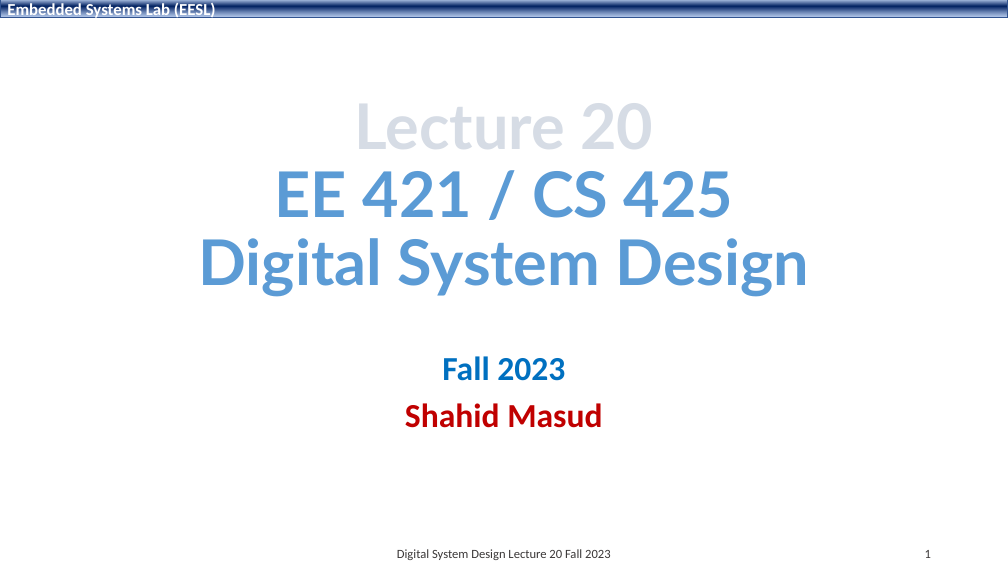
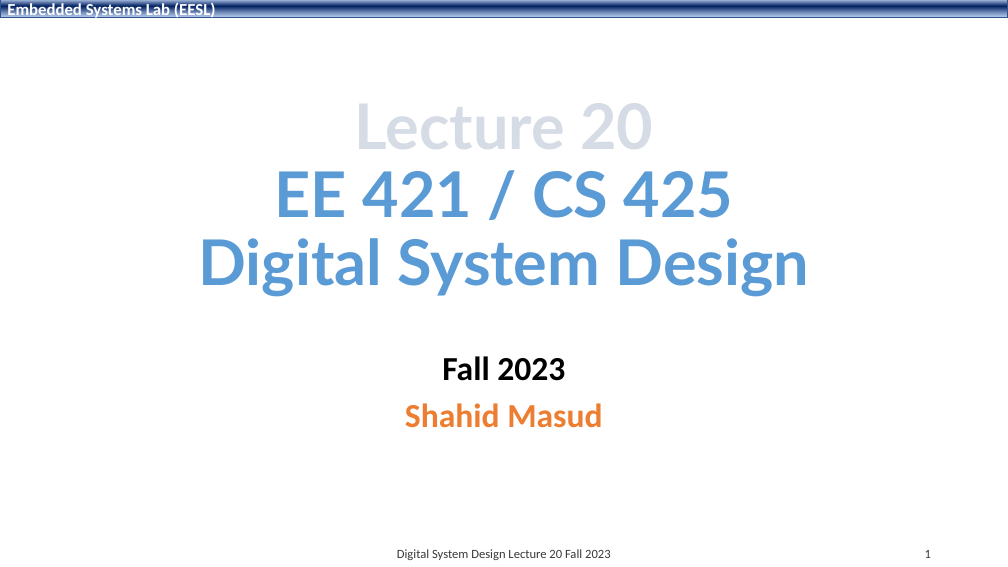
Before and after one commit to shahidmasud/shahidmasud.github.io, a slide deck: slide 1 of DSD_Lec20_Fall2023.ppsx. Drawn at 1008x567 pixels with LibreOffice and Linux fonts; fonts in the diff are those of the drawing; background and template pictures are left out. Boxes give left, top, right and bottom in pixels: in the first picture for what was removed or moved away, otherwise in the second. Text is boxed around its words. In the diff, an @@ line names an element or a change of style, - is before the commit and + after.

```diff
--- a/DSD_Lec20_Fall2023.ppsx
+++ b/DSD_Lec20_Fall2023.ppsx
@@ subtitle "Fall 2023" at (405,356,602,428): text colour #0070C0 to #000000 in "Fall 2023"; text colour #C00000 to #ED7D31 in "Shahid Masud" @@
```
Also in this commit, not shown: 1 other slide changed, 16 slides added.
